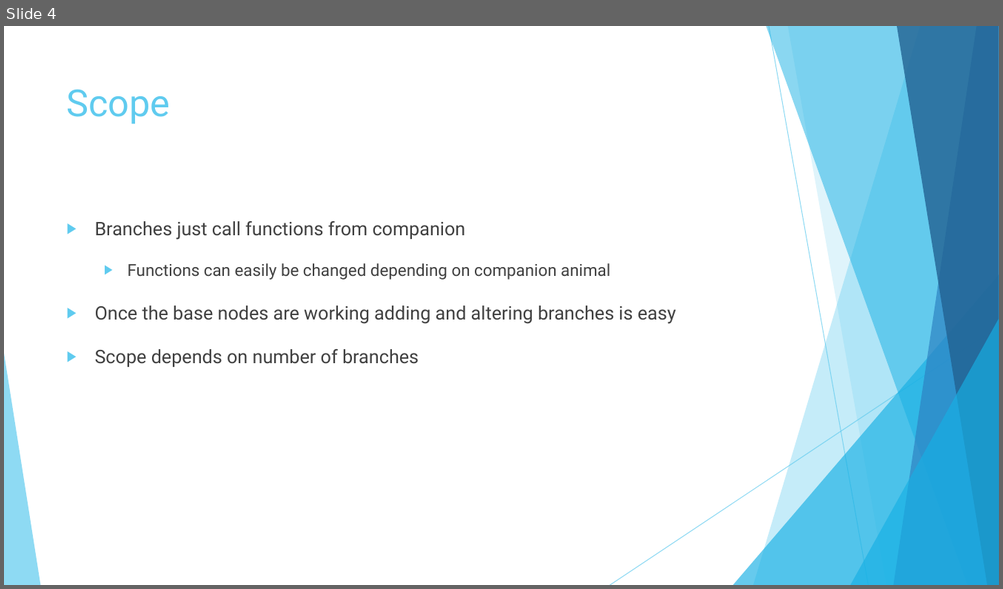
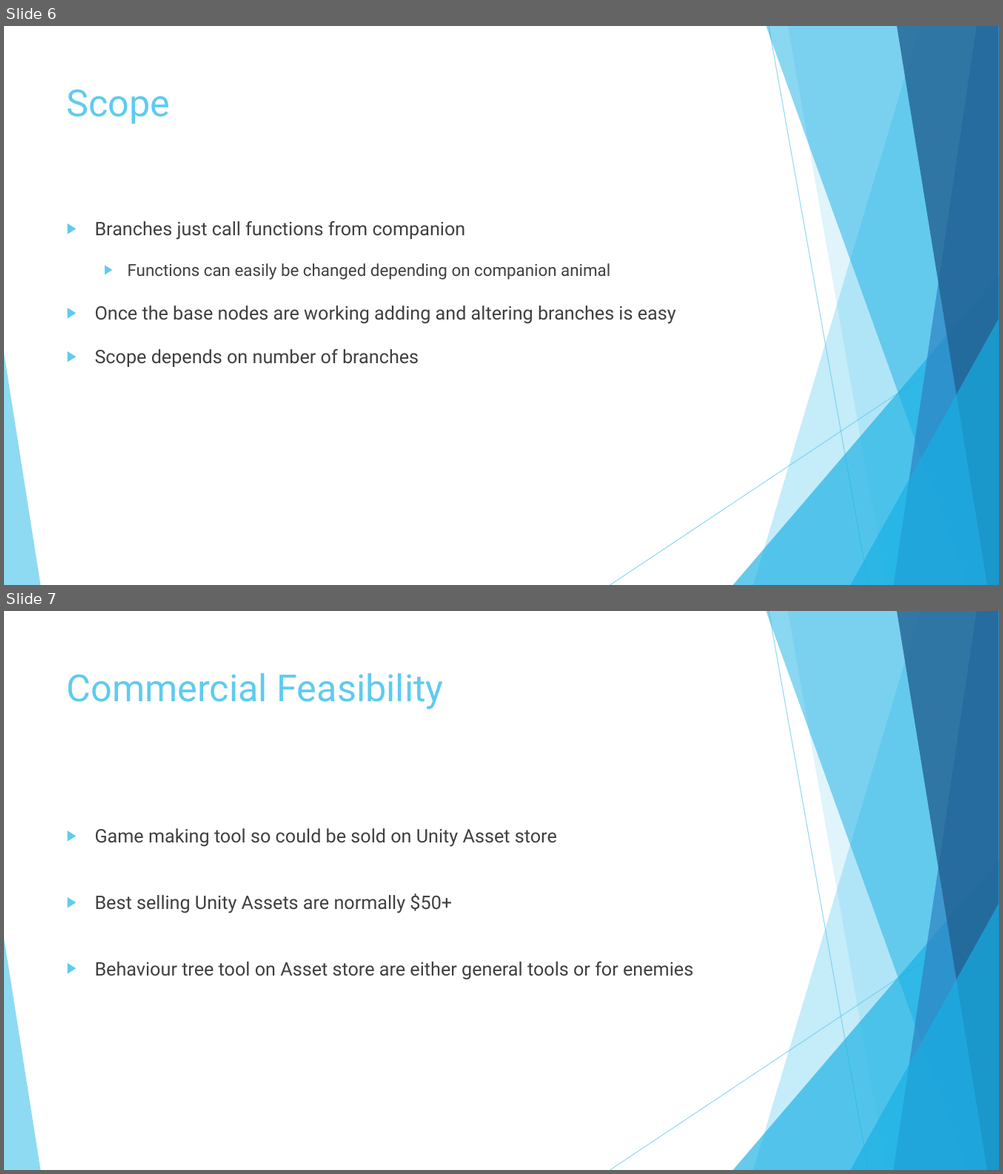
Before and after one commit to MaddieK19/comp230-pre-production, a slide deck: Proposal/Slides.pptx. Shown one above the other, each under a label of ours: slide 4 before the commit, slides 6 and 7 after it. The pictures are 1003x589 and 1003x1174 pixels, drawn with LibreOffice and Linux fonts; fonts in the diff are those of the drawing. Boxes give left, top, right and bottom in pixels: in the first picture for what was removed or moved away, otherwise in the second. Text is boxed around its words. In the diff, an @@ line names an element or a change of style, - is before the commit and + after.

Commit message:
Added slides

```diff
--- a/Proposal/Slides.pptx
+++ b/Proposal/Slides.pptx
@@ slide 7 added at (4,611,999,1170), background #FFFFFF; not listed: 10 template elements that a slide beside it also shows @@
@@ title added at (67,673,444,709), 36 pt, text #5FCBEF @@
+Commercial Feasibility
@@ text added at (95,829,693,980), 18 pt, text #404040 @@
+▶ Game making tool so could be sold on Unity Asset store
+▶ Best selling Unity Assets are normally $50+
+▶ Behaviour tree tool on Asset store are either general tools or for enemies
@@ what was slide 4 is now slide 6 @@
```
Also in this commit, not shown: 4 other slides added, 2 other files.
